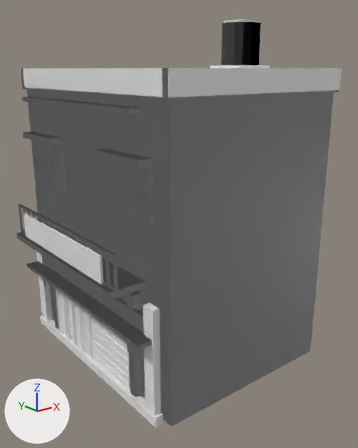
One commit to the glTF model public/assets/curated-buildings/yaba-core-25.glb: the scene before it, then after it.
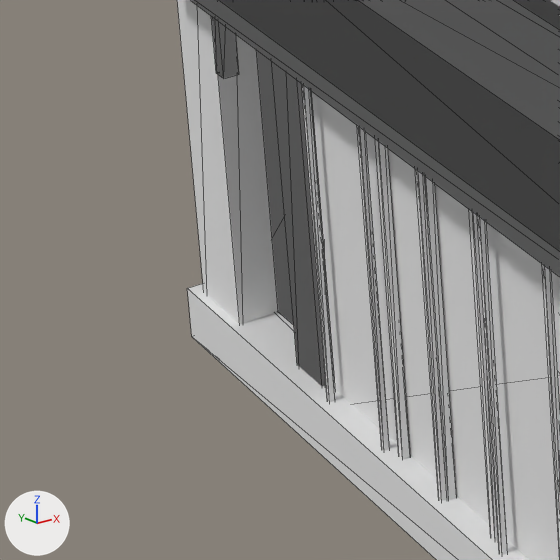
Old and new are each drawn whole from a 50 mm camera at (-8.49, -11.05, 7.96) aimed at (-0.09, -0.55, 3.76) and again close up on the part from 4% to 25% of the width and 62% to 79% of the height. Lighting does not change. The marker at lower left points along +X, +Y and +Z. The first two pictures are the older version. The close-ups show mesh edges as thin lines. Objects named as collision shapes, trigger or cutter boxes, shadow casters or lower levels of detail are left out. Where no turn or scale is listed for an object, it has been applied to the vertices. Vertices at exactly the same position are counted once.

The older version as bpy lines, for what is in view:
```python
ob_lod0_surface = bpy.data.objects.new('LOD0_SURFACE', me_yaba_yaba_core_25_lod0)
ob_lod0_surface.location = (0.0, 0.0, 0.0)
ob_lod1_surface = bpy.data.objects.new('LOD1_SURFACE', me_yaba_yaba_core_25_lod1)
ob_lod1_surface.location = (0.0, 0.0, 0.0)
ob_lod2_surface = bpy.data.objects.new('LOD2_SURFACE', me_yaba_yaba_core_25_lod2)
ob_lod2_surface.location = (0.0, 0.0, 0.0)
```
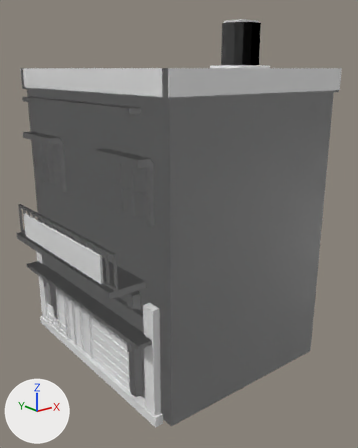
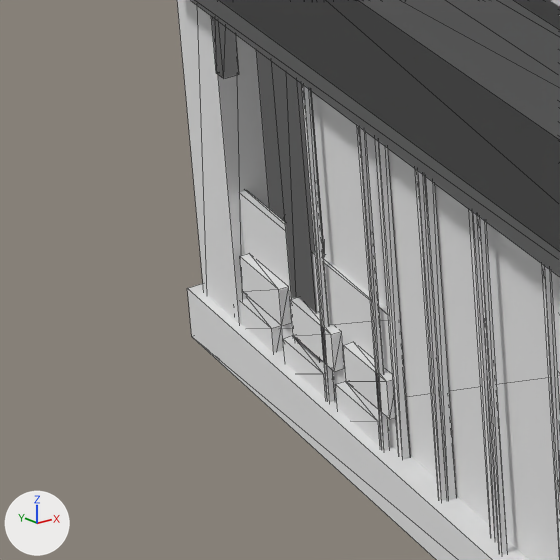
What differs and where, as boxes (x1, y1, x2, y2) in the close-ups (560 x 560 px):
part 1 of me_yaba_yaba_core_25_lod0, added
    after: (239, 190, 398, 451)
part 2 of me_yaba_yaba_core_25_lod0, added
    after: (239, 298, 282, 353)
part 3 of me_yaba_yaba_core_25_lod0, added
    after: (283, 336, 327, 398)
part 4 of me_yaba_yaba_core_25_lod0, added
    after: (335, 382, 381, 447)
part 5 of me_yaba_yaba_core_25_lod0, added
    after: (240, 254, 291, 326)
part 6 of me_yaba_yaba_core_25_lod0, added
    after: (290, 297, 343, 371)
part 7 of me_yaba_yaba_core_25_lod0, added
    after: (343, 342, 396, 419)

Edits to the bpy script that builds the scene:
```text
Change me_yaba_yaba_core_25_lod0:
    used by ob_lod0_surface; location = (0.0, 0.0, 0.0)
    remove me_yaba_yaba_core_25_lod0.from_pydata(...)  # 758 vertices, 1148 faces; spans x -3.62..2.86, y -3.49..3.49, z 0.0..9.13
    add me_yaba_yaba_core_25_lod0.from_pydata(...)  # 814 vertices, 1232 faces; spans x -3.62..2.86, y -3.49..3.49, z 0.0..9.13
    me_yaba_yaba_core_25_lod0 part 1: a new loose piece, a box spanning x -2.822..-2.787, y 1.283..2.933, z 0.1..0.86, in mat_mat_yaba_roof_cool_grey (its picture is missing)
    me_yaba_yaba_core_25_lod0 part 2: a new loose piece, a box spanning x -2.862..-2.818, y 2.413..2.803, z 0.185..0.355, in mat_mat_yaba_terracotta (its picture is missing)
    me_yaba_yaba_core_25_lod0 part 3: a new loose piece, a box spanning x -2.862..-2.818, y 1.913..2.303, z 0.185..0.355, in mat_mat_yaba_terracotta (its picture is missing)
    me_yaba_yaba_core_25_lod0 part 4: a new loose piece, a box spanning x -2.862..-2.818, y 1.413..1.803, z 0.185..0.355, in mat_mat_yaba_terracotta (its picture is missing)
    me_yaba_yaba_core_25_lod0 part 5: a new loose piece, a box spanning x -2.862..-2.818, y 2.303..2.693, z 0.415..0.585, in mat_mat_yaba_terracotta (its picture is missing)
    me_yaba_yaba_core_25_lod0 part 6: a new loose piece, a box spanning x -2.862..-2.818, y 1.803..2.193, z 0.415..0.585, in mat_mat_yaba_terracotta (its picture is missing)
    me_yaba_yaba_core_25_lod0 part 7: a new loose piece, a box spanning x -2.862..-2.818, y 1.303..1.693, z 0.415..0.585, in mat_mat_yaba_terracotta (its picture is missing)
```
